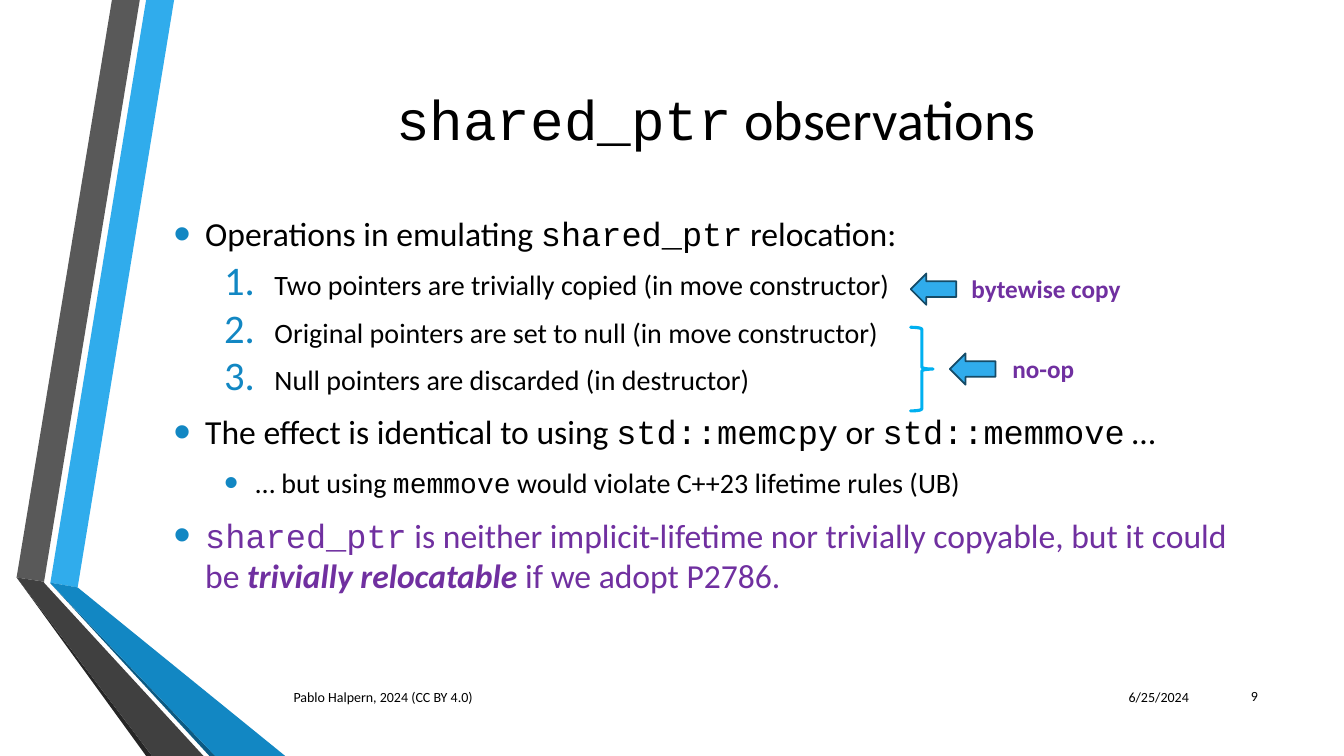
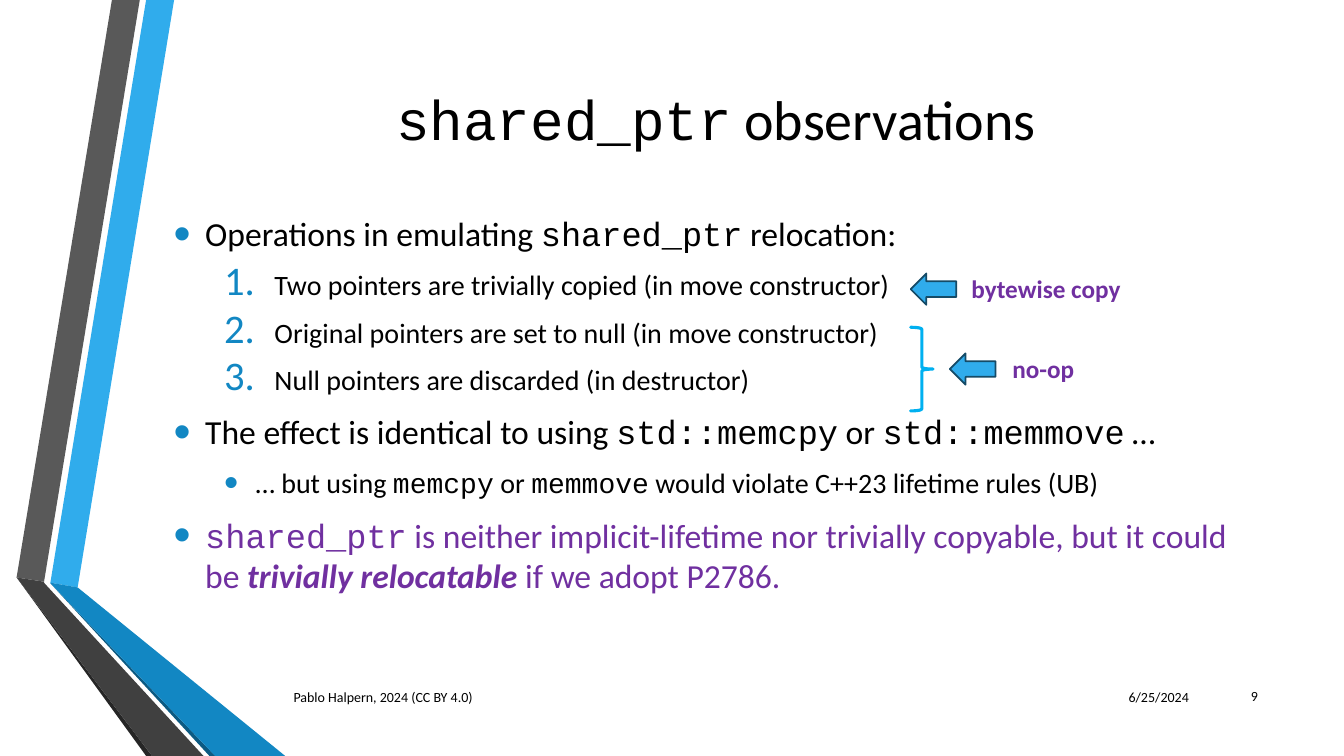
Before and after one commit to phalpern/WG21-halpern, a slide deck: slide 9 of relocate/Trivial Relocation - St. Louis 06-2024.pptx. Drawn at 1344x756 pixels with LibreOffice and Linux fonts; fonts in the diff are those of the drawing; background and template pictures are left out. Boxes give left, top, right and bottom in pixels: in the first picture for what was removed or moved away, otherwise in the second. Text is boxed around its words. In the diff, an @@ line names an element or a change of style, - is before the commit and + after.

```diff
--- a/relocate/Trivial Relocation - St. Louis 06-2024.pptx
+++ b/relocate/Trivial Relocation - St. Louis 06-2024.pptx
@@ text at bbox=[281, 472, 1098, 499]: text changed @@
-  • … but using memmove would violate C++23 lifetime rules (UB)
+  • … but using memcpy or memmove would violate C++23 lifetime rules (UB)
```
Also in this commit, not shown: 6 other slides changed.
